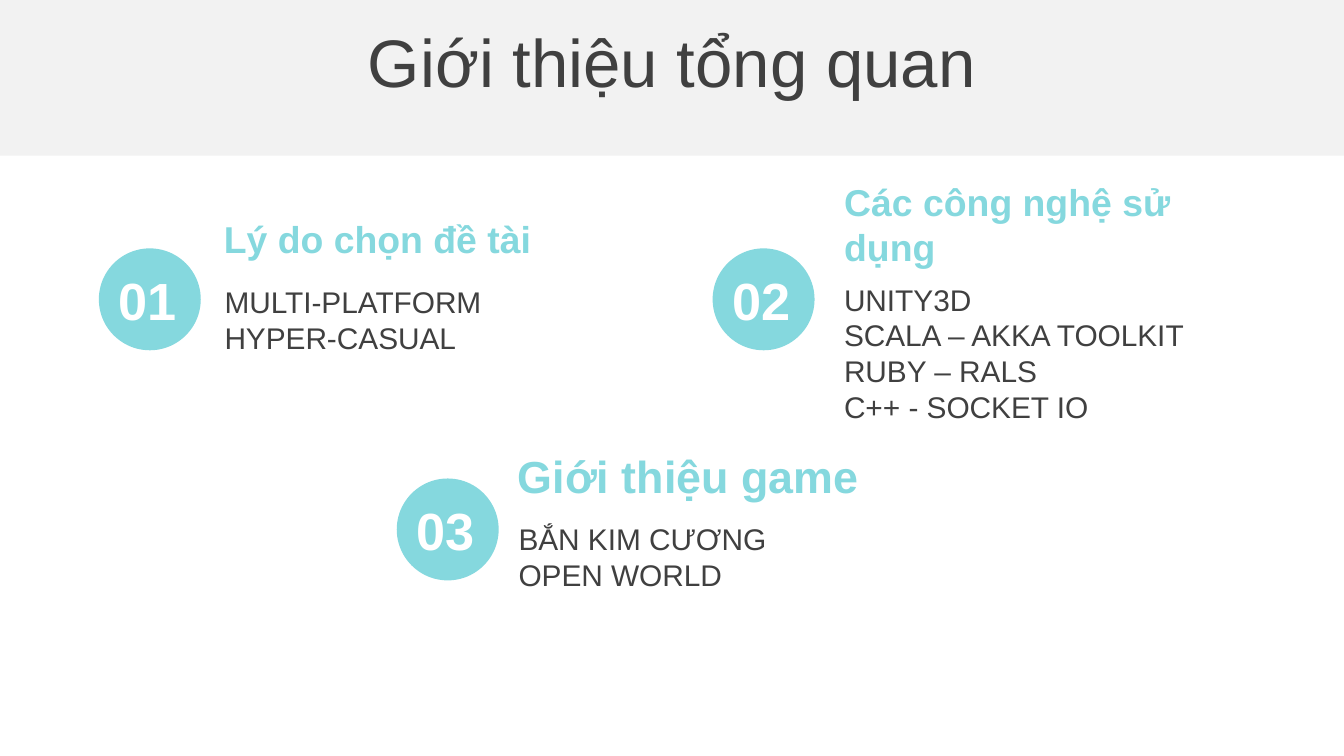
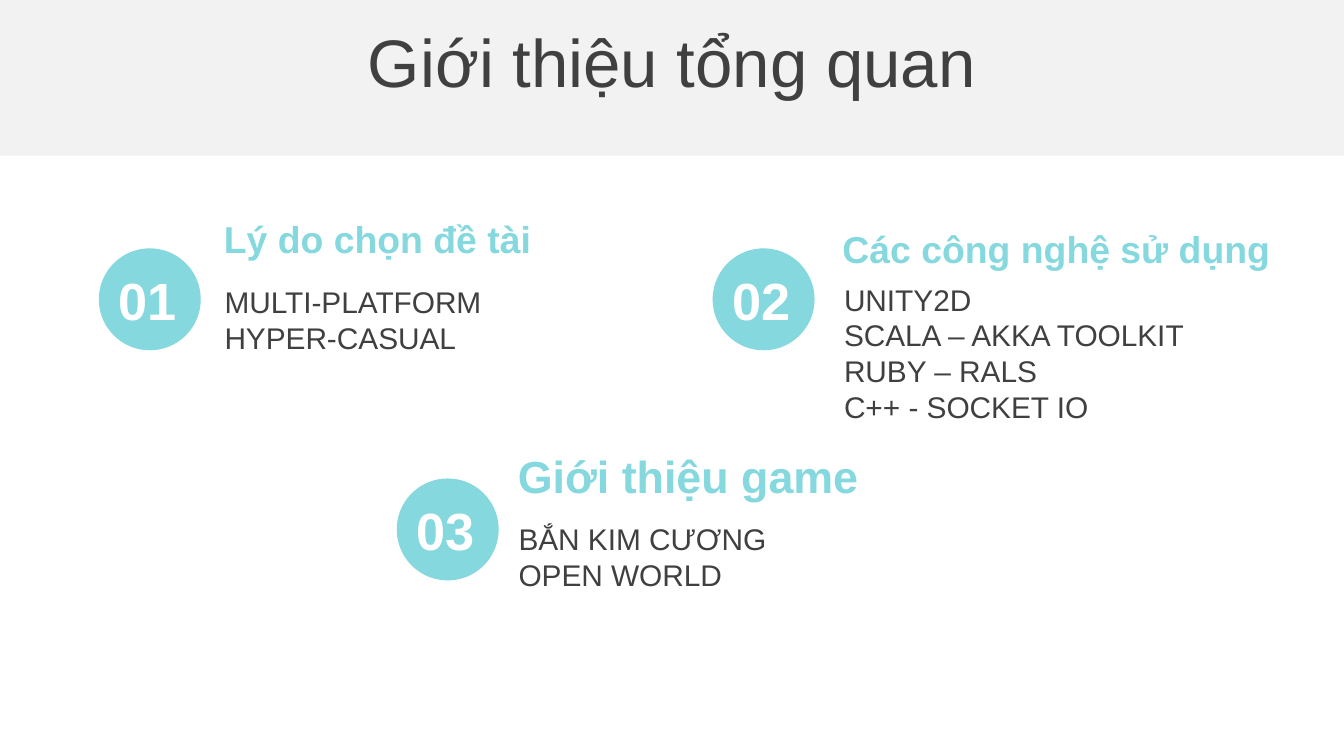
Before and after one commit to chicken-developer/legend-of-pirate, a slide deck: slide 3 of documents/Slide.pptx. Drawn at 1344x756 pixels with LibreOffice and Linux fonts; fonts in the diff are those of the drawing; background and template pictures are left out. Boxes give left, top, right and bottom in pixels: in the first picture for what was removed or moved away, otherwise in the second. Text is boxed around its words. In the diff, an @@ line names an element or a change of style, - is before the commit and + after.

```diff
--- a/documents/Slide.pptx
+++ b/documents/Slide.pptx
@@ text "Các công nghệ sử dụng" rewrapped from [844, 188, 1170, 269] to [842, 235, 1270, 271] @@
@@ text at [844, 290, 971, 312]: text changed @@
-UNITY3D
+UNITY2D
```
Also in this commit, not shown: 2 other slides changed, 1 other file.
